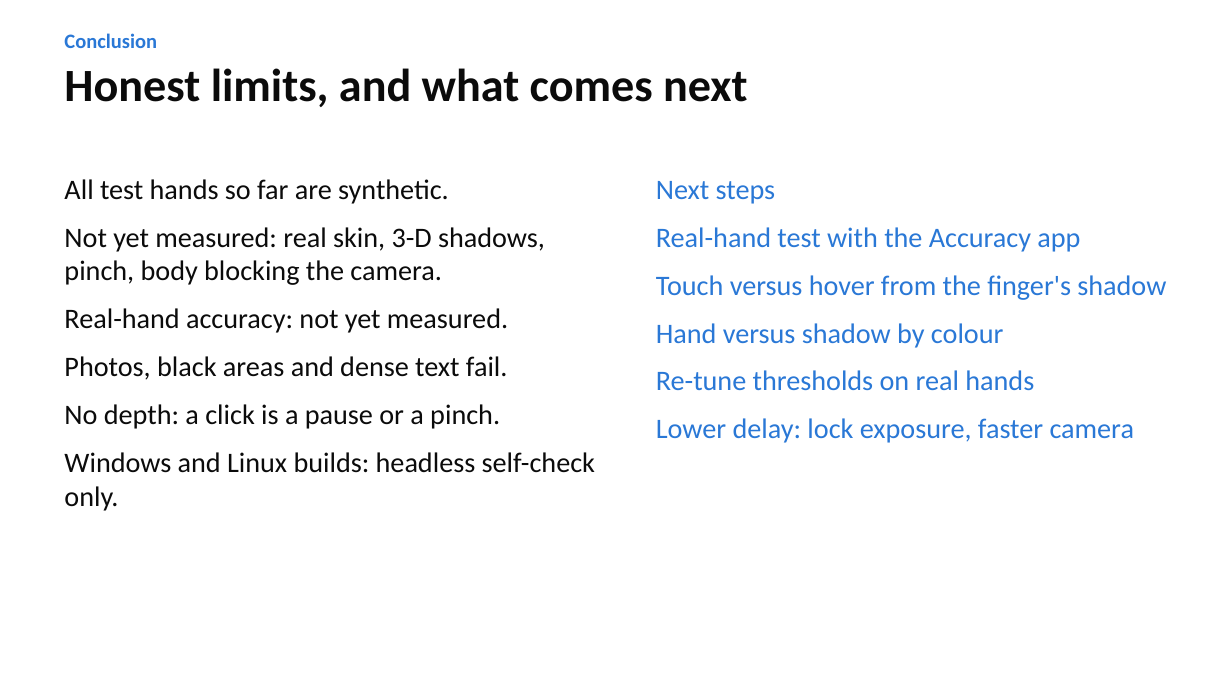
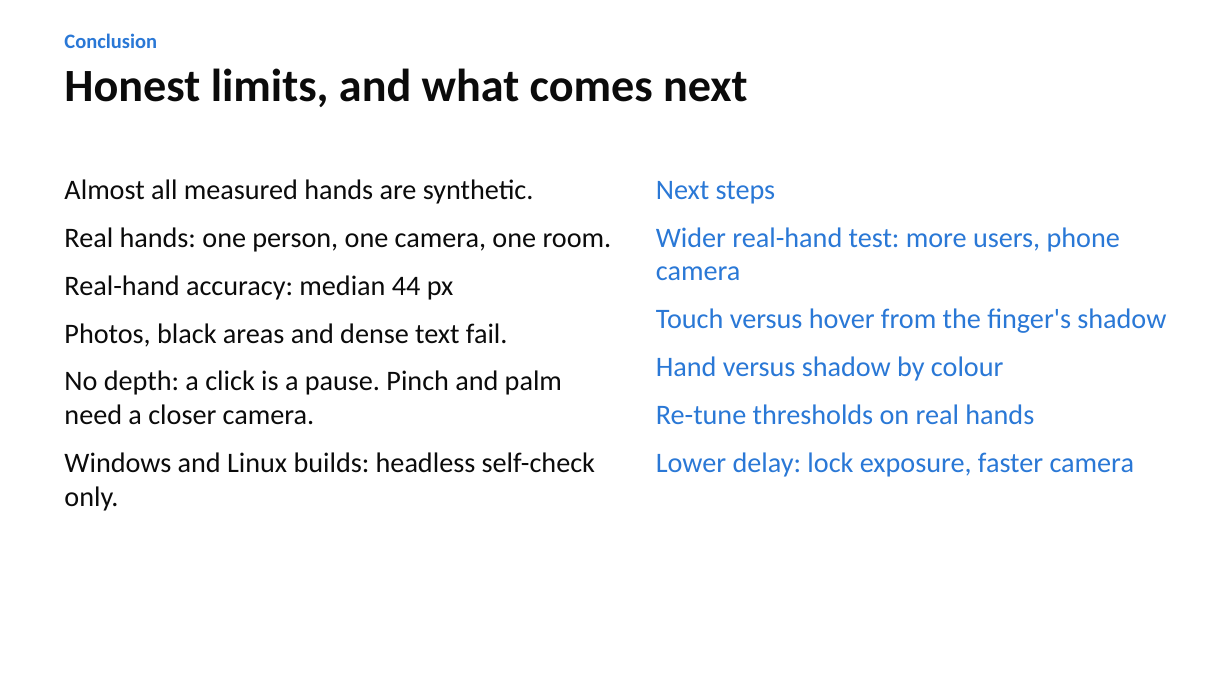
Before and after one commit to jweaker/visiontouch, a slide deck: slide 14 of docs/slides/VisionTouch.pptx. Drawn at 1232x693 pixels with LibreOffice and Linux fonts; fonts in the diff are those of the drawing. Boxes give left, top, right and bottom in pixels: in the first picture for what was removed or moved away, otherwise in the second. Text is boxed around its words. In the diff, an @@ line names an element or a change of style, - is before the commit and + after.

```diff
--- a/docs/slides/VisionTouch.pptx
+++ b/docs/slides/VisionTouch.pptx
@@ text at (x1=64, y1=179, x2=612, y2=300): text changed @@
-All test hands so far are synthetic.
-Not yet measured: real skin, 3-D shadows, pinch, body blocking the camera.
-Real-hand accuracy: not yet measured.
+Almost all measured hands are synthetic.
+Real hands: one person, one camera, one room.
+Real-hand accuracy: median 44 px
@@ text at (x1=656, y1=227, x2=1120, y2=280): text changed @@
-Real-hand test with the Accuracy app
+Wider real-hand test: more users, phone camera
@@ text at (x1=64, y1=370, x2=562, y2=425): text changed @@
-No depth: a click is a pause or a pinch.
+No depth: a click is a pause. Pinch and palm need a closer camera.
```
Also in this commit, not shown: 2 other slides changed, 30 other files.
